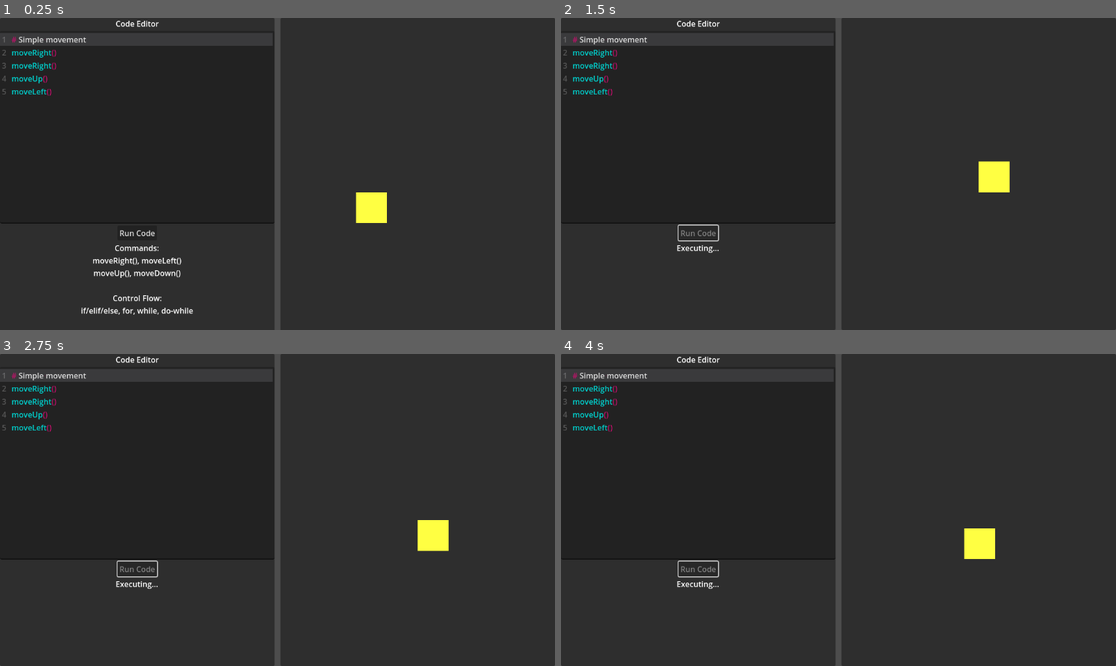
Above: before the commit, frames 1-4 (two rows, left to right).
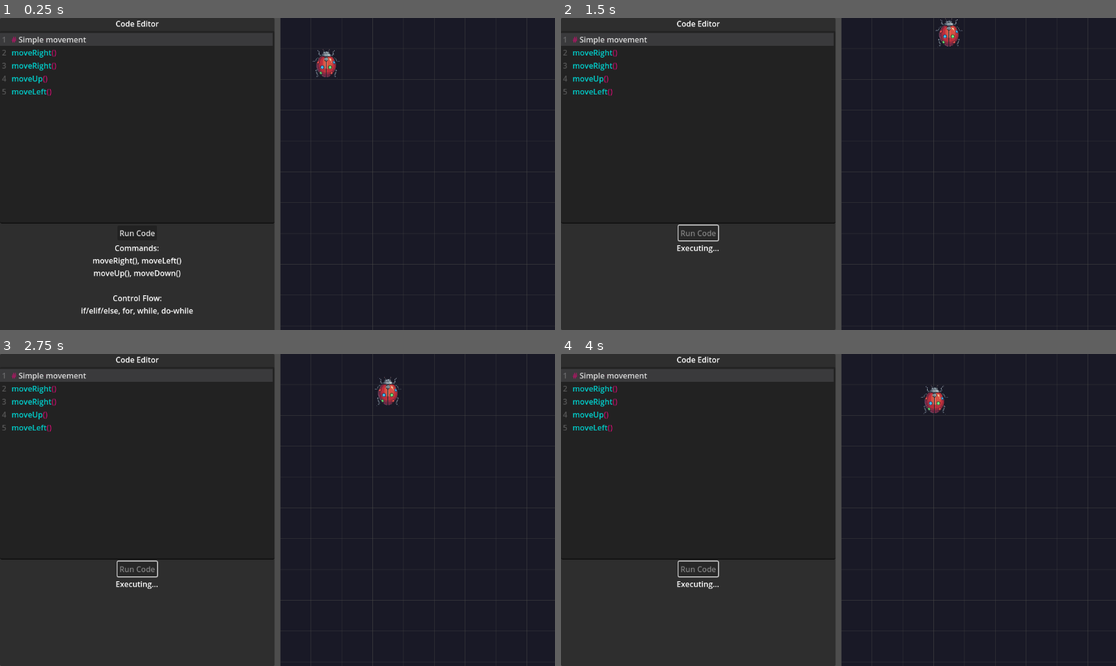
Above: after the commit, the same moments.

Repository: AlexanderTsik/CodingGamePrototype
Game: Godot game, scene res://scenes/main.tscn
Two runs of this game, one before a commit and one after it. Both use one fixed random seed, a clock stepped at 60 frames per second and the inputs below.
Inputs:
- Up to frame 1 (0.25 s): no input
- Up to frame 2 (1.5 s): click "Run Code" at 0.5 s; tap Enter at 1.25 s
- Up to frame 3 (2.75 s): click "Run Code" at 2 s
- Up to frame 4 (4 s): click "Run Code" at 3.5 s

The runs differ from the first frame. In frame 1, 0.8% of the frame differs, in the area x 50-100%, y 0-66%; in frame 2, 0.8%; in frame 3, 0.8%; in frame 4, 0.8%, in the area x 50-100%, y 0-100%.

Commit message:
added grid to game panel

Diff:
--- a/scenes/main.tscn
+++ b/scenes/main.tscn
@@ -1,8 +1,10 @@
-[gd_scene load_steps=7 format=3 uid="uid://155xx7s6y6ta"]
+[gd_scene load_steps=8 format=3 uid="uid://155xx7s6y6ta"]
 
 [ext_resource type="Script" uid="uid://bp8fx4goaewu1" path="res://scripts/main.gd" id="1_0wfyh"]
 [ext_resource type="PackedScene" uid="uid://be8qbmt0fe144" path="res://scenes/player.tscn" id="2_sugp2"]
+[ext_resource type="Texture2D" uid="uid://can2if4ugmpt3" path="res://LediBugSprite.png" id="3_jyhfs"]
 [ext_resource type="Script" uid="uid://cuw7qvo7u78ur" path="res://scripts/code_executor.gd" id="3_sugp2"]
+[ext_resource type="Script" uid="uid://fnmpjs71p36i" path="res://scripts/simple_grid.gd" id="6_grid"]
 
 [sub_resource type="CodeHighlighter" id="CodeHighlighter_sugp2"]
 number_color = Color(0.78431374, 0, 0, 1)
@@ -12,9 +14,6 @@
 
 [sub_resource type="RectangleShape2D" id="RectangleShape2D_sugp2"]
 size = Vector2(62, 62)
-
-[sub_resource type="RectangleShape2D" id="RectangleShape2D_jyhfs"]
-size = Vector2(569, 646)
 
 [node name="Main" type="Control"]
 layout_mode = 3
@@ -79,22 +78,25 @@
 layout_mode = 2
 size_flags_horizontal = 3
 
-[node name="Level" type="Node2D" parent="HSplitContainer/GamePanel"]
-position = Vector2(154, 1)
+[node name="GridBackground" type="Control" parent="HSplitContainer/GamePanel"]
+layout_mode = 2
+script = ExtResource("6_grid")
 
-[node name="Player" parent="HSplitContainer/GamePanel/Level" node_paths=PackedStringArray("level_manager") instance=ExtResource("2_sugp2")]
-position = Vector2(35, 393)
-level_manager = NodePath("")
+[node name="Level" type="Node2D" parent="HSplitContainer/GamePanel/GridBackground"]
 
-[node name="CollisionShape2D" type="CollisionShape2D" parent="HSplitContainer/GamePanel/Level/Player"]
+[node name="Player" parent="HSplitContainer/GamePanel/GridBackground/Level" instance=ExtResource("2_sugp2")]
+z_index = 5
+position = Vector2(99.505, 100)
+
+[node name="Sprite" type="Sprite2D" parent="HSplitContainer/GamePanel/GridBackground/Level/Player"]
+position = Vector2(-4.505005, -5)
+scale = Vector2(0.2, 0.2)
+texture = ExtResource("3_jyhfs")
+
+[node name="HSplitContainer_GamePanel_SubViewportContainer_SubViewport_Level_Player#CollisionShape2D" type="CollisionShape2D" parent="HSplitContainer/GamePanel/GridBackground/Level/Player"]
+visible = false
+position = Vector2(-681.505, -100)
 shape = SubResource("RectangleShape2D_sugp2")
-
-[node name="StaticBody2D" type="StaticBody2D" parent="HSplitContainer/GamePanel/Level"]
-
-[node name="CollisionShape2D" type="CollisionShape2D" parent="HSplitContainer/GamePanel/Level/StaticBody2D"]
-position = Vector2(130.5, 322)
-shape = SubResource("RectangleShape2D_jyhfs")
-debug_color = Color(0, 0.3601289, 0.3507357, 0.41960785)
 
 [node name="CodeExecutor" type="Node" parent="."]
 script = ExtResource("3_sugp2")
--- a/scenes/player.tscn
+++ b/scenes/player.tscn
@@ -6,9 +6,10 @@
 script = ExtResource("1_3vyb7")
 
 [node name="ColorRect" type="ColorRect" parent="."]
+visible = false
 custom_minimum_size = Vector2(64, 64)
 offset_left = -32.0
 offset_top = -32.0
 offset_right = 32.0
 offset_bottom = 32.0
-color = Color(1, 1, 0.25882354, 1)
+color = Color(1, 1, 0.25882354, 0)
--- a/scripts/main.gd
+++ b/scripts/main.gd
@@ -3,7 +3,7 @@
 @onready var code_input = $HSplitContainer/CodePanel/VBoxContainer/CodeInput
 @onready var run_button = $HSplitContainer/CodePanel/VBoxContainer/RunButton
 @onready var output_label = $HSplitContainer/CodePanel/VBoxContainer/OutputLabel
-@onready var player = $HSplitContainer/GamePanel/Level/Player
+@onready var player = $HSplitContainer/GamePanel/GridBackground/Level/Player
 @onready var code_executor = $CodeExecutor
 
 # Available commands and keywords for code completion
@@ -74,6 +74,11 @@
 	code_input.text = examples["simple_moves"]
 
 	_update_help_text()
+
+	# Wait for level manager to load, then reset player position
+	await get_tree().process_frame
+	if player and player.level_manager:
+		player.reset_position()
 
 func _on_code_completion_requested():
 	# Add all available commands as completion options
--- /dev/null
+++ b/scripts/simple_grid.gd
@@ -0,0 +1,24 @@
+extends Control
+
+@export var grid_size: int = 64
+@export var grid_color: Color = Color(0.3, 0.3, 0.3, 0.5)
+@export var background_color: Color = Color(0.1, 0.1, 0.15, 1.0)
+
+func _ready():
+	queue_redraw()
+
+func _draw():
+	# Draw background
+	draw_rect(Rect2(Vector2.ZERO, size), background_color, true)
+
+	# Draw vertical lines
+	var x = 0
+	while x <= size.x:
+		draw_line(Vector2(x, 0), Vector2(x, size.y), grid_color, 1.0)
+		x += grid_size
+
+	# Draw horizontal lines
+	var y = 0
+	while y <= size.y:
+		draw_line(Vector2(0, y), Vector2(size.x, y), grid_color, 1.0)
+		y += grid_size
Binary file added: LediBugSprite.png
Not shown, added: LediBugSprite.png.import
Binary file added: scripts/LediBugSprite.png
Not shown, added: scripts/LediBugSprite.png.import
Not shown, added: scripts/simple_grid.gd.uid
Binary file added: scripts/tests/LediBugSprite.png
Not shown, added: scripts/tests/LediBugSprite.png.import
